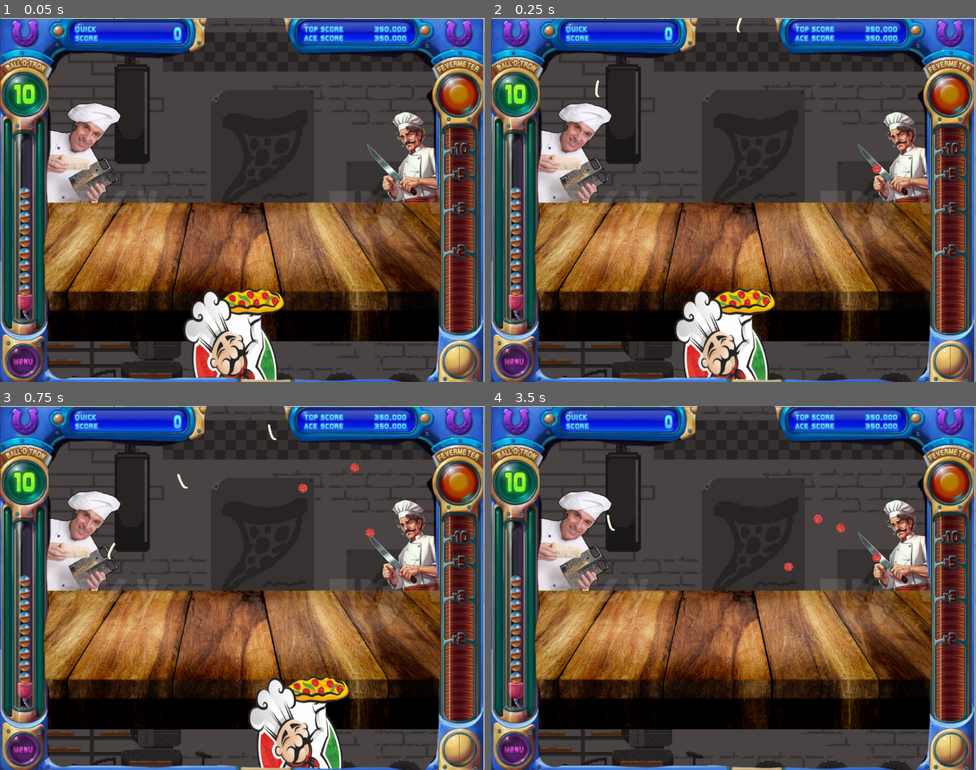
Above: before the commit, frames 1-4 (two rows, left to right).
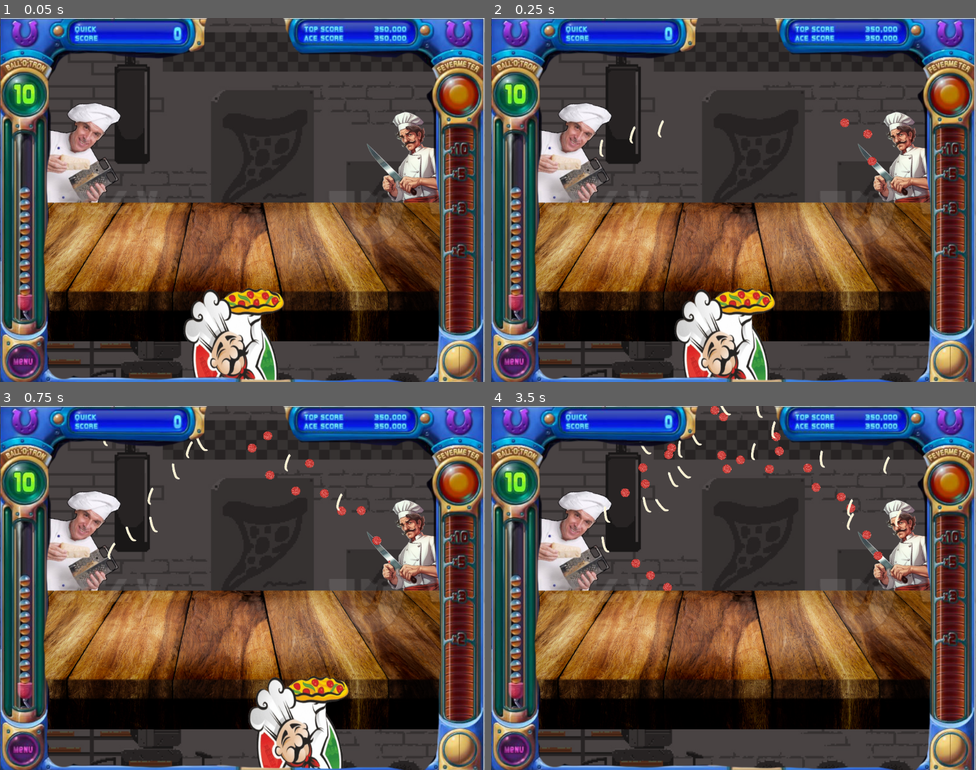
Above: after the commit, the same moments.

Repository: JohnStegmaier/Pizza-Launch
Game: Godot game, scene res://Scripts/MainProject.tscn
Same seed, same stepped clock (60 frames per second), same inputs: the game is played once before the commit and once after it.
Inputs:
- Up to frame 1 (0.05 s): no input
- Up to frame 2 (0.25 s): no input
- Up to frame 3 (0.75 s): hold Right (ui_right) from 0.53 s (still down)
- Up to frame 4 (3.5 s): release Right (ui_right) at 1.28 s; hold Left (ui_left) 1.28-2.03 s; hold Right (ui_right) from 2.03 s (still down)

Frame 1 is identical in both runs. In frame 2, 0.3% of the frame differs, in the area x 21-81%, y 0-43%; in frame 3, 0.7%; in frame 4, 1.4%, in the area x 22-85%, y 0-51%.

Commit message:
Pep & Cheese Spawn/Speed

Diff:
--- a/Scripts/CheeseEmitter.gd
+++ b/Scripts/CheeseEmitter.gd
@@ -2,7 +2,7 @@
 
 @export var cheese_scene: PackedScene
 @export var emit_interval: float = 0.06
-@export var arc_speed_range := Vector2(3000, 5000)
+@export var arc_speed_range := Vector2(800, 1000)
 @export var arc_angle_range := Vector2(10, -50) # slight randomness
 
 var timer := 0.0
--- a/Scripts/PepEmitter.gd
+++ b/Scripts/PepEmitter.gd
@@ -1,8 +1,8 @@
 extends Node2D
 
 @export var pepperoni_scene: PackedScene
-@export var emit_interval: float = 0.2
-@export var arc_speed_range := Vector2(500, 1050)
+@export var emit_interval: float = 0.06
+@export var arc_speed_range := Vector2(800, 1000)
 @export var arc_angle_range := Vector2(-90, -60) # slight randomness
 
 var timer := 0.0
--- a/Scripts/Pepperoni.tscn
+++ b/Scripts/Pepperoni.tscn
@@ -26,6 +26,7 @@
 shape = SubResource("CircleShape2D_hpe48")
 
 [node name="DespawnTimer" type="Timer" parent="."]
+wait_time = 1.8
 one_shot = true
 autostart = true
 
--- a/Scripts/cheese.tscn
+++ b/Scripts/cheese.tscn
@@ -25,7 +25,7 @@
 texture = ExtResource("1_5nple")
 
 [node name="DespawnTimer" type="Timer" parent="Cheese"]
-wait_time = 1.2
+wait_time = 1.8
 one_shot = true
 autostart = true
 
